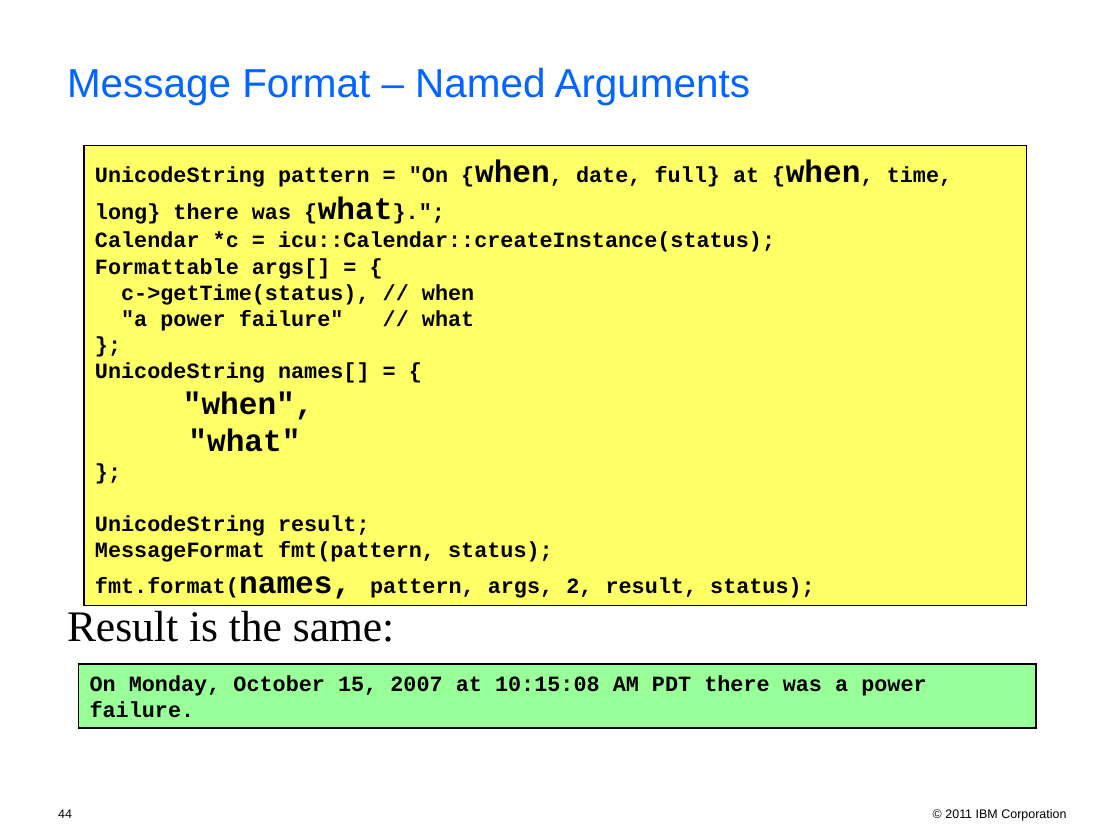
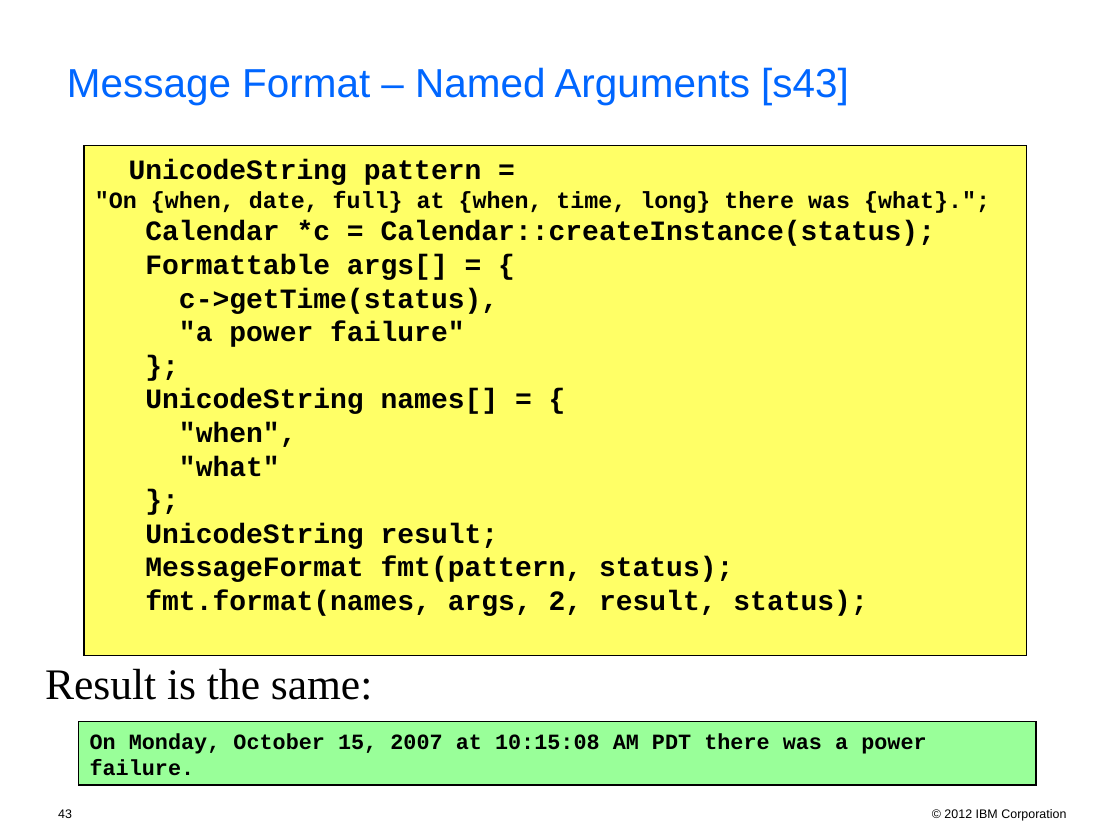
Before and after one commit to unicode-org/icu-docs, a slide deck: slide 43 of docs/pres/icu_workshop.ppt (slide 44 before the commit). Drawn at 1120x840 pixels with LibreOffice and Linux fonts; fonts in the diff are those of the drawing; background and template pictures are left out. Boxes give left, top, right and bottom in pixels: in the first picture for what was removed or moved away, otherwise in the second. Text is boxed around its words. In the diff, an @@ line names an element or a change of style, - is before the commit and + after.

```diff
--- a/docs/pres/icu_workshop.ppt
+++ b/docs/pres/icu_workshop.ppt
@@ text at [67, 67, 849, 105]: text changed @@
-Message Format – Named Arguments
+Message Format – Named Arguments [s43]
@@ rectangle "UnicodeString pattern = "On {when, ...": place and size @@
-rectangle "UnicodeString pattern = "On {when, ..." at [84, 146, 1027, 605]
+rectangle "UnicodeString pattern = "On {when, ..." at [84, 146, 1027, 655]
@@ text in rectangle at [95, 159, 990, 582]: size 14 to 18 pt in "UnicodeString pattern =", "Formattable args[] = {", "};", "UnicodeString names[] = {" and 3 more places; size 14 to 15 pt in ""On {when, date, full} at {when, time, ..."; size 20 to 15 pt in "{when, {when, {what}.";"; size 20 to 18 pt in ""when",", ""what"" @@
@@ text in rectangle at [145, 221, 935, 246]: text changed; size 14 to 18 pt @@
-Calendar *c = icu::Calendar::createInstance(status);
+Calendar *c = Calendar::createInstance(status);
@@ text in rectangle at [179, 288, 498, 347]: text changed; size 14 to 18 pt @@
-c->getTime(status), // when
-"a power failure" // what
+c->getTime(status),
+"a power failure"
@@ text in rectangle at [145, 590, 867, 616]: text changed; size 14 to 18 pt @@
-fmt.format(names, pattern, args, 2, result, status);
+fmt.format(names, args, 2, result, status);
@@ text "Result is the same:": place and size @@
-text "Result is the same:" at [67, 610, 394, 642]
+text "Result is the same:" at [45, 668, 372, 700]
@@ rectangle "On Monday, October 15, 2007 ...": place and size @@
-rectangle "On Monday, October 15, 2007 ..." at [78, 664, 1036, 728]
+rectangle "On Monday, October 15, 2007 ..." at [78, 721, 1036, 785]
@@ page number at [58, 809, 72, 818]: text changed @@
-44
+43
@@ text at [944, 809, 1066, 821]: text changed @@
-© 2011 IBM Corporation
+© 2012 IBM Corporation
```
Also in this commit, not shown: 56 other slides changed, 1 slide added, 2 slides removed, 2 other files.
